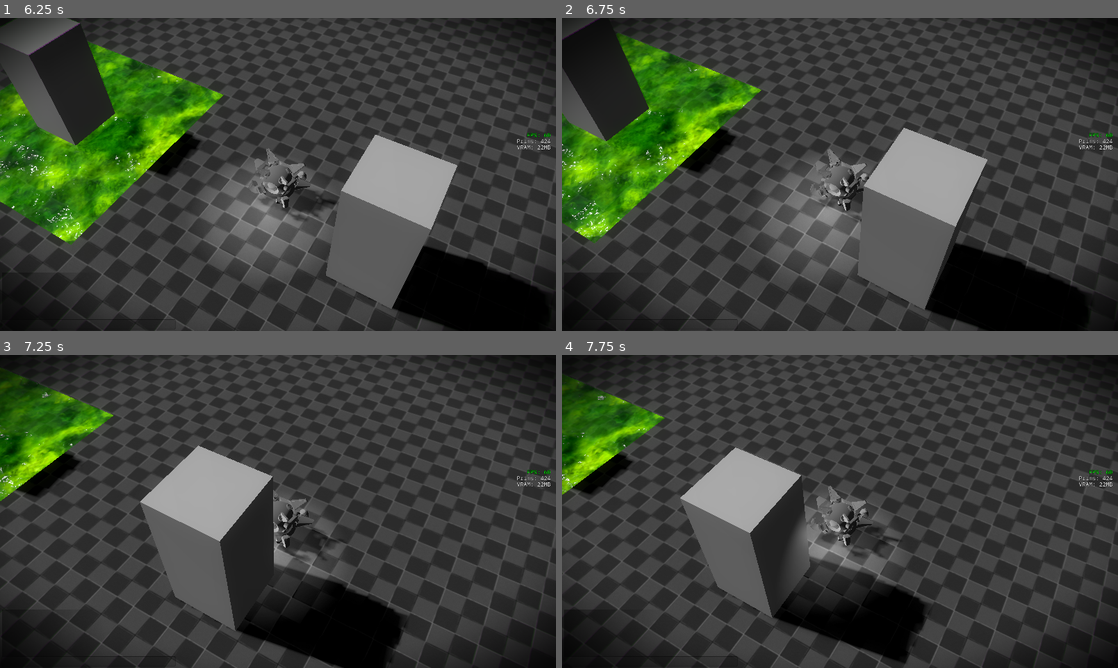
Above: before the commit, frames 1-4 (two rows, left to right).
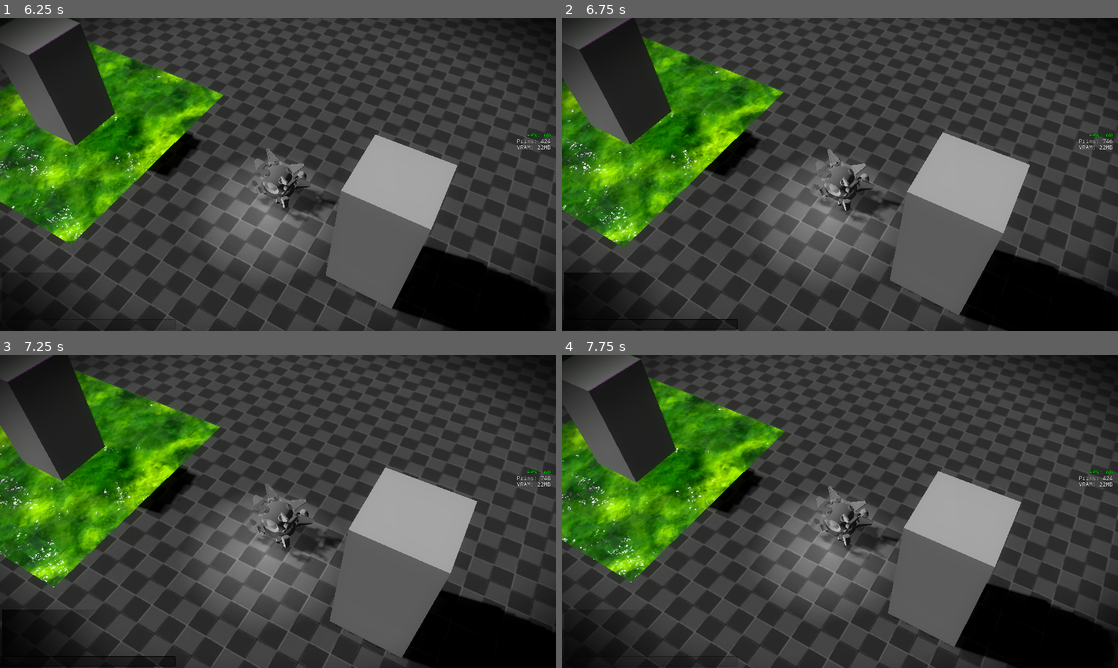
Above: after the commit, the same moments.

Repository: slyllama/dwelt
Game: Godot game, scene res://lib/shard/shard_loader/shard_loader.tscn
Two runs of this game, one before a commit and one after it. Both use one fixed random seed, a clock stepped at 60 frames per second and the inputs below.
Inputs (mouse positions are in pixels of both pictures, inside the frame that each line leads up to):
- Up to frame 1 (6.25 s): click (88, 324) at 0.52 s; type "12" at 0.6 s; tap Enter (ui_accept) at 1.25, 1.35, 1.52, 1.82, 2.27, 2.3, 2.57, 3.05, 3.6, 3.77, 4.07, 4.52, 4.55, 4.82, 5.27, 5.3, 5.57, 5.85 s; move the mouse to (522, 140) at 1.27 s; hold D (move_right) 1.28-2.03 s; move the mouse to (166, 190) at 2.02 s; hold Down (ui_down) 2.03-2.78 s; tap Mouse wheel up (zoom_in) at 2.1, 4.35 s; move the mouse to (333, 105) at 2.77 s; hold D (move_right) 2.78-3.53 s; tap Mouse wheel down (zoom_out) at 2.85, 5.1 s; move the mouse to (250, 237) at 3.52 s; hold Up (ui_up) 3.53-4.28 s; move the mouse to (444, 221) at 4.27 s; hold A (move_left) 4.28-5.78 s; tap / (debug_prefix) at 4.9 s; move the mouse to (111, 127) at 5.02 s; tap Escape (ui_cancel) at 5.65 s; move the mouse to (305, 174) at 5.77 s; hold Down (ui_down) from 5.78 s (still down)
- Up to frame 2 (6.75 s): tap T (debug_input, bound only after the commit) at 6.4 s; move the mouse to (756, 96) at 6.52 s; release Down (ui_down) at 6.53 s; hold D (move_right) from 6.53 s (still down); tap Mouse wheel up (zoom_in) at 6.6 s
- Up to frame 3 (7.25 s): keep holding D (move_right); tap Enter (ui_accept) at 6.77, 6.8, 7.07 s
- Up to frame 4 (7.75 s): move the mouse to (962, 495) at 7.27 s; release D (move_right) at 7.28 s; hold Up (ui_up) from 7.28 s (still down); tap Mouse wheel down (zoom_out) at 7.35 s; tap Enter (ui_accept) at 7.52, 7.55 s

Frame 1 is identical in both runs. In frame 2, 38% of the frame differs, in the area x 0-100%, y 0-100%; in frame 3, 55%; in frame 4, 67%.

Commit message:
Improve debug input features

Diff:
--- a/lib/hud/debug_input/debug_input.gd
+++ b/lib/hud/debug_input/debug_input.gd
@@ -1,31 +1,83 @@
 extends PanelContainer
 # DebugInput
 # Used for inputting debug command and seeing their results
+# TODO: output size limit
 
 const INACTIVE_ALPHA := 0.5
+const INPUT_BUFFER_SIZE := 16
+const OUTPUT_MAX_LINES := 3
+
+var buffer: Array[String] = []
+var buffer_pos := 0
+
+func _release() -> void: # focus release and buffer reset shortcut
+	buffer_pos = 0
+	get_window().gui_release_focus()
+
+func _eol() -> void: # go to end-of-line shortcut
+	await get_tree().process_frame
+	%Input.set_caret_column(999)
+
+func send() -> void:
+	var _o: String = %Input.text # output
+	if _o == "": return # don't send an empty string
+	# Only add the new command to the buffer if it is not the same
+	# as the last-entered command
+	var _u := true
+	if buffer.size() > 0:
+		if _o == buffer[0]: _u = false
+	if _u: buffer.push_front(_o)
+	# Remove the oldest command if the buffer size is passed
+	if buffer.size() > INPUT_BUFFER_SIZE:
+		buffer.pop_back()
+	Utils.debug_sent.emit(_o)
+	%Input.text = ""
+	_release()
+
+func trim_output() -> void:
+	var output_array: Array = %Output.text.split("\n")
+	if output_array.size() > OUTPUT_MAX_LINES:
+		while output_array.size() > OUTPUT_MAX_LINES:
+			output_array.pop_front()
+	%Output.text = ""
+	for line: String in output_array:
+		%Output.text += line + "\n"
+	%Output.text = %Output.text.strip_edges(false, true)
 
 func _ready() -> void:
 	modulate.a = INACTIVE_ALPHA
 	Utils.pdebug_sent.connect(func(string: String) -> void:
-		%Output.text += "\n" + string)
+		%Output.text += "\n" + string
+		trim_output())
 
 func _input(_event: InputEvent) -> void:
 	# Toggle input focusing
 	if Input.is_action_just_pressed("debug_prefix"):
 		%Input.grab_focus()
+	elif Input.is_action_just_pressed("debug_input"):
+		await get_tree().process_frame
+		%Input.grab_focus()
 
-	# Handle sending debug commands (or cancelling input)
 	if %Input.has_focus():
-		if Input.is_action_just_pressed("ui_accept"):
-			Utils.debug_sent.emit(%Input.text)
-			%Input.text = ""
-			get_window().gui_release_focus()
+		# Handle browsing through old debug commands
+		if Input.is_action_just_pressed("ui_up"):
+			if buffer_pos < buffer.size():
+				buffer_pos += 1
+				%Input.text = buffer[buffer_pos - 1]
+			_eol()
+		elif Input.is_action_just_pressed("ui_down"):
+			if buffer_pos > 1:
+				buffer_pos -= 1
+				%Input.text = buffer[buffer_pos - 1]
+			_eol()
+
+		# Handle sending debug commands (or cancelling input)
+		elif Input.is_action_just_pressed("ui_accept"):
+			send()
 		elif Input.is_action_just_pressed("ui_cancel"):
 			if %Input.text == "/": %Input.text = ""
-			get_window().gui_release_focus()
+			_release()
 
-func _on_input_focus_entered() -> void:
-	modulate.a = 1.0
-
-func _on_input_focus_exited() -> void:
-	modulate.a = INACTIVE_ALPHA
+# Fade the panel out depending on whether focused or not
+func _on_input_focus_entered() -> void: modulate.a = 1.0
+func _on_input_focus_exited() -> void: modulate.a = INACTIVE_ALPHA
--- a/project.godot
+++ b/project.godot
@@ -92,6 +92,11 @@
 "events": [Object(InputEventKey,"resource_local_to_scene":false,"resource_name":"","device":-1,"window_id":0,"alt_press …(191 unchanged characters)…
 ]
 }
+debug_input={
+"deadzone": 0.2,
+"events": [Object(InputEventKey,"resource_local_to_scene":false,"resource_name":"","device":-1,"window_id":0,"alt_pressed":false,"shift_pressed":false,"ctrl_pressed":false,"meta_pressed":false,"pressed":false,"keycode":0,"physical_keycode":84,"key_label":0,"unicode":116,"location":0,"echo":false,"script":null)
+]
+}
 
 [physics]
 
